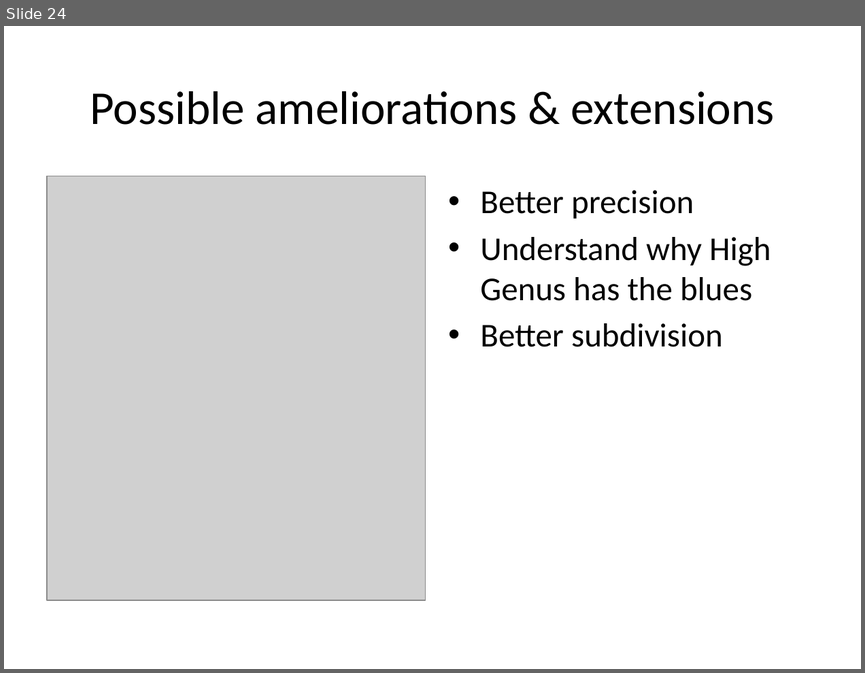
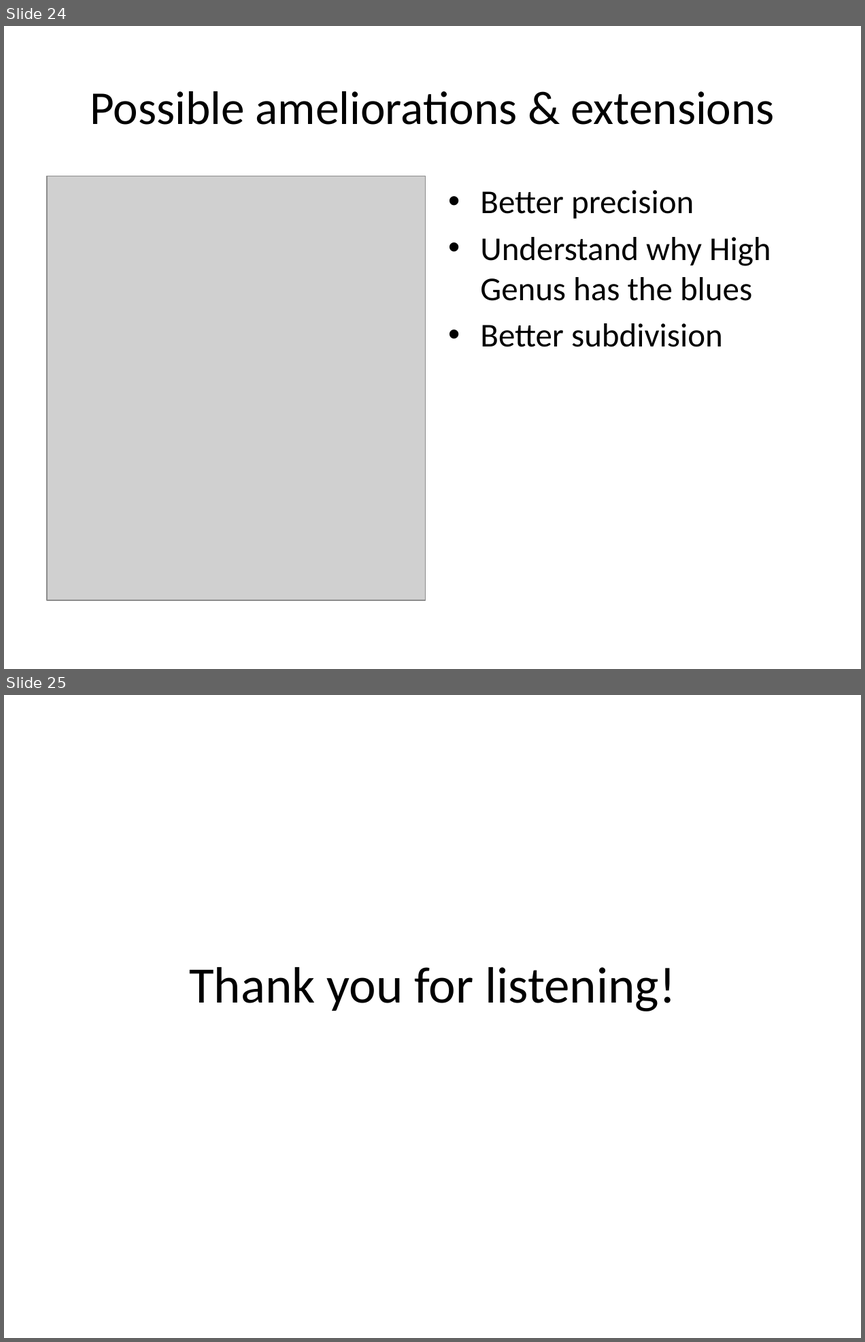
Before and after one commit to jcaille/INF555_Project, a slide deck: presentation.pptx. Shown one above the other, each under a label of ours: slide 24 before the commit, slides 24 and 25 after it. The pictures are 865x673 and 865x1342 pixels, drawn with LibreOffice and Linux fonts; fonts in the diff are those of the drawing; grey boxes stand for pictures. Boxes give left, top, right and bottom in pixels: in the first picture for what was removed or moved away, otherwise in the second. Text is boxed around its words. In the diff, an @@ line names an element or a change of style, - is before the commit and + after.

```diff
--- a/presentation.pptx
+++ b/presentation.pptx
@@ slide 25 added at [4,695,861,1338], background #FFFFFF @@
@@ text added at [189,967,675,1011], 42.9 pt, text #000000 @@
+Thank you for listening!
```
Also in this commit, not shown: 4 slides changed.
